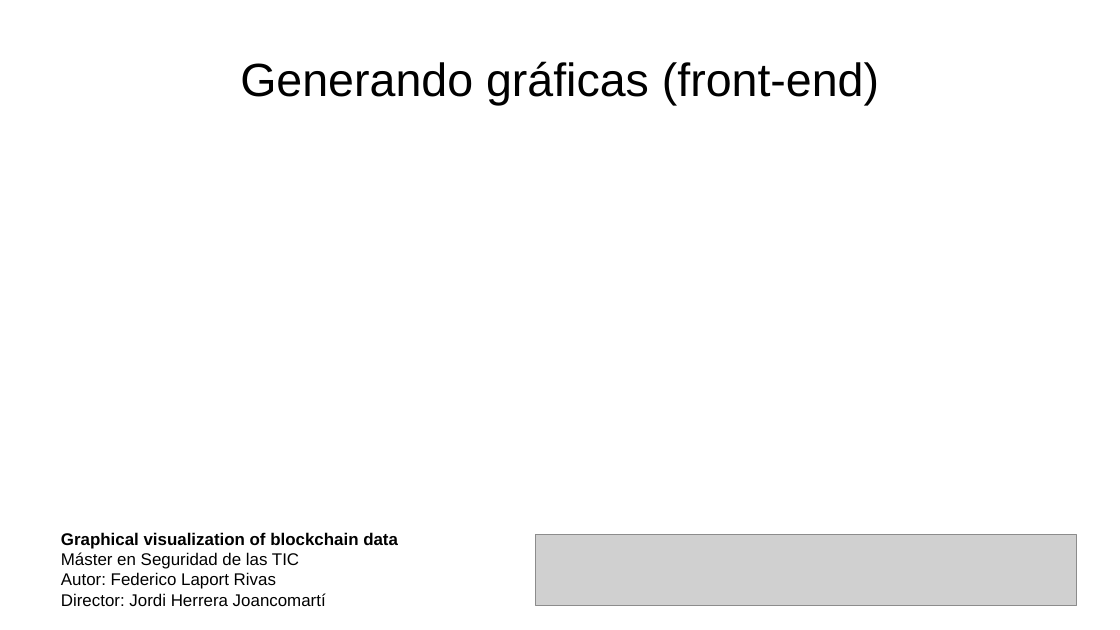
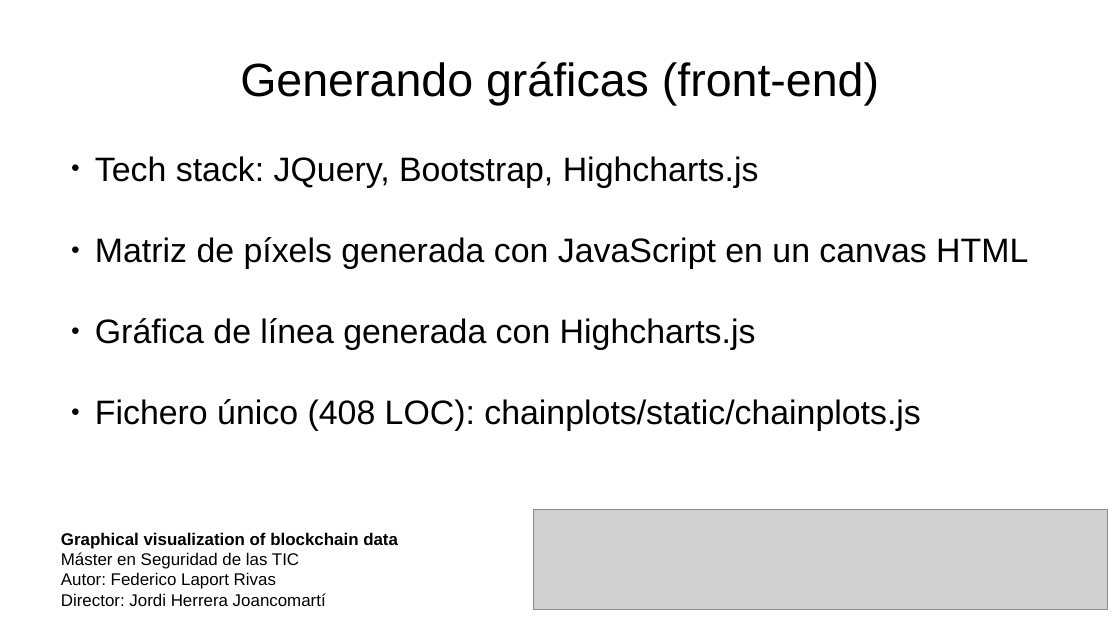
Before and after one commit to acrowise/chainplots, a slide deck: slide 14 of tfm_presentacion.odp (slide 11 before the commit). Drawn at 1120x630 pixels with LibreOffice and Linux fonts; fonts in the diff are those of the drawing; grey boxes stand for pictures. Boxes give left, top, right and bottom in pixels: in the first picture for what was removed or moved away, otherwise in the second. Text is boxed around its words. In the diff, an @@ line names an element or a change of style, - is before the commit and + after.

```diff
--- a/tfm_presentacion.odp
+++ b/tfm_presentacion.odp
@@ text added at [95, 156, 1028, 431], 24 pt, text #000000 @@
+● Tech stack: JQuery, Bootstrap, Highcharts.js
+● Matriz de píxels generada con JavaScript en un canvas HTML
+● Gráfica de línea generada con Highcharts.js
+● Fichero único (408 LOC): chainplots/static/chainplots.js
@@ picture: place and size @@
-picture at [536, 536, 1077, 607]
+picture at [534, 510, 1108, 610]
```
Also in this commit, not shown: 14 other slides changed, 2 slides added, 1 other file.
